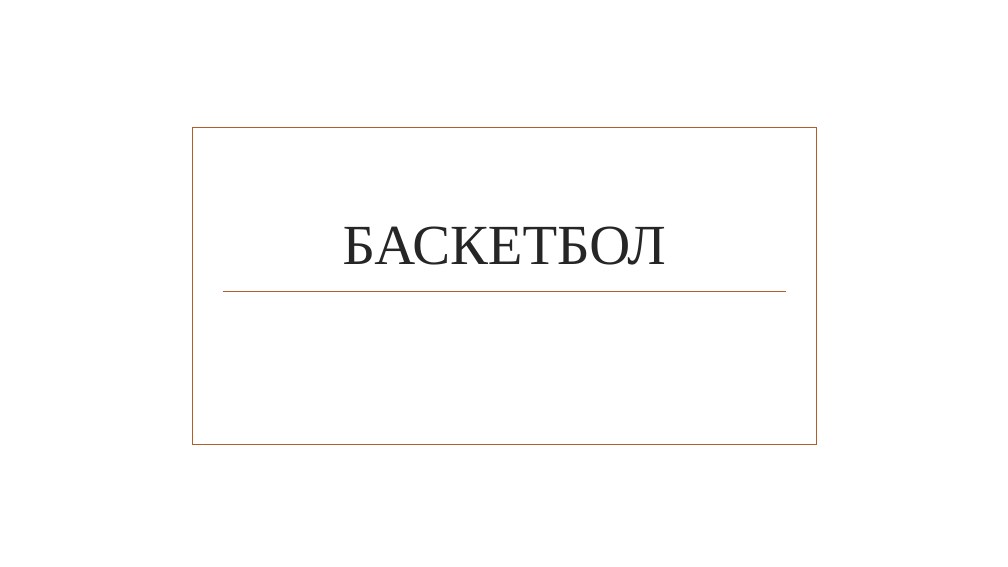
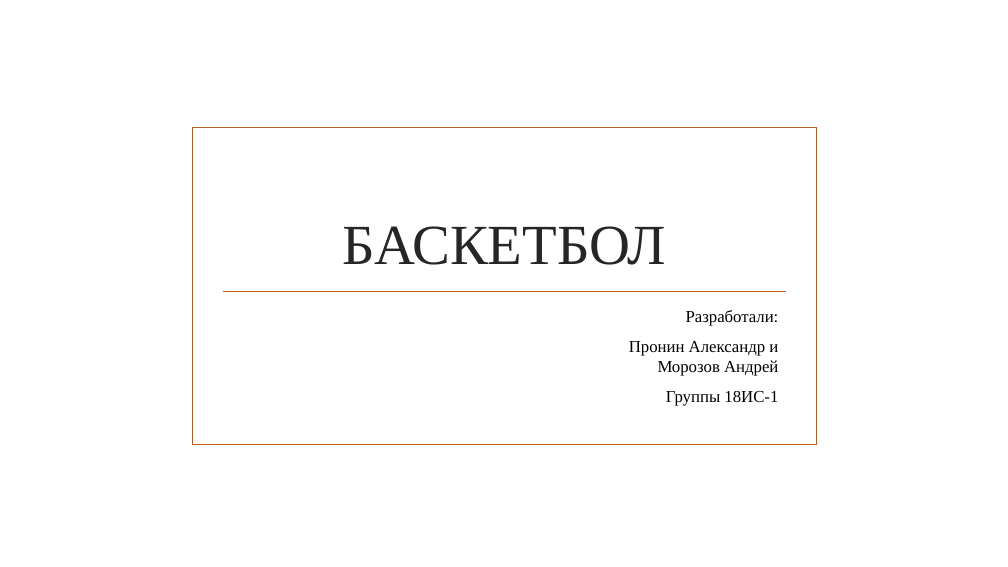
Before and after one commit to ARonin2001/SortKvest, a slide deck: slide 1 of SportKvest/BASKETBOL.pptx. Drawn at 1008x567 pixels with LibreOffice and Linux fonts; fonts in the diff are those of the drawing; background and template pictures are left out. Boxes give left, top, right and bottom in pixels: in the first picture for what was removed or moved away, otherwise in the second. Text is boxed around its words. In the diff, an @@ line names an element or a change of style, - is before the commit and + after.

Commit message:
Add files via upload
Changed one page title

```diff
--- a/SportKvest/BASKETBOL.pptx
+++ b/SportKvest/BASKETBOL.pptx
@@ subtitle added at bbox=[629, 310, 779, 406], 16 pt, text #000000 @@
+Разработали:
+Пронин Александр и Морозов Андрей
+Группы 18ИС-1
```
